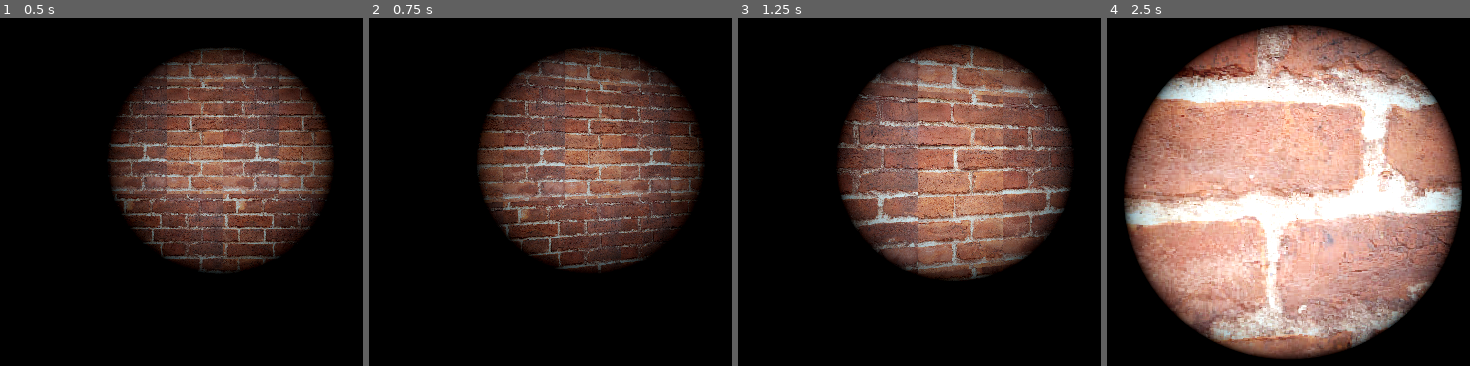
Above: before the commit, frames 1-4 (left to right).
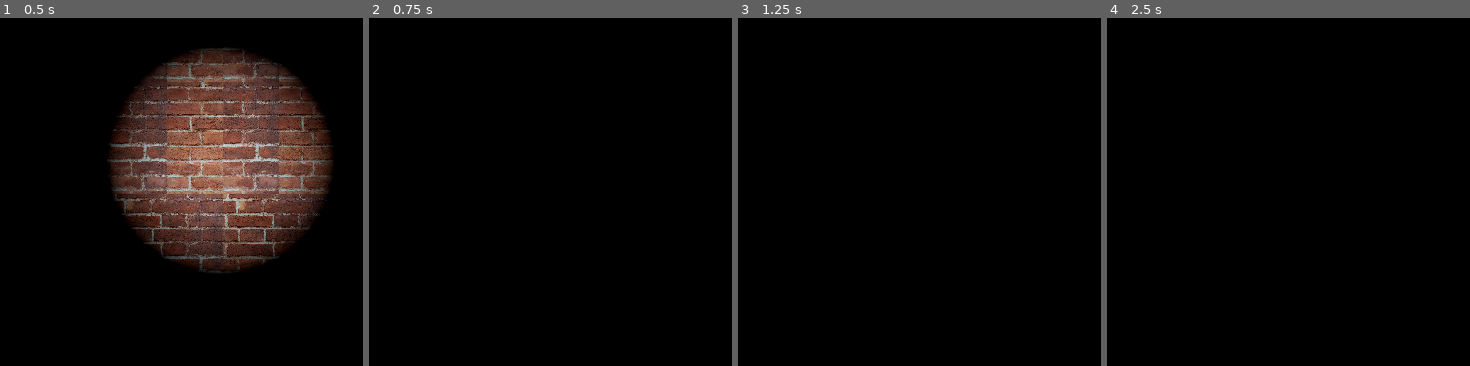
Above: after the commit, the same moments.

Repository: RA4Z/Godot-3d-First-Person-Horror-Game
Game: Godot game, scene res://scenes/world.tscn
The game is run twice, just before and just after one commit, with the same random seed, the same clock (stepped at 60 frames per second) and the same inputs. The project has no main scene, so this scene is started directly.
Inputs (mouse positions are in pixels of both pictures, inside the frame that each line leads up to):
- Up to frame 1 (0.5 s): no input
- Up to frame 2 (0.75 s): tap Enter at 0.5 s; move the mouse to (637, 153) at 0.52 s; hold W (forward) from 0.53 s (still down); tap F (flashlight, bound only after the commit) at 0.6 s
- Up to frame 3 (1.25 s): keep holding W (forward); tap Space (jump) at 0.77 s
- Up to frame 4 (2.5 s): keep holding W (forward); move the mouse to (1292, 157) at 1.27 s; tap F (flashlight, bound only after the commit) at 1.35, 2.1 s; tap Space (jump) at 1.52 s; move the mouse to (1353, 146) at 2.02 s

Frame 1 is identical in both runs. In frame 2, 30% of the frame differs, in the area x 29-93%, y 8-73%; in frame 3, 34%; in frame 4, 70%, in the area x 4-98%, y 2-98%.

Commit message:
Add battery management

Diff:
--- a/prefabs/lamp.tscn
+++ b/prefabs/lamp.tscn
@@ -1,6 +1,7 @@
-[gd_scene load_steps=2 format=3 uid="uid://bj3npfwpuulho"]
+[gd_scene load_steps=3 format=3 uid="uid://bj3npfwpuulho"]
 
 [ext_resource type="ArrayMesh" uid="uid://buw7p1m7ixonr" path="res://assets/objects/Lamp.obj" id="1_tu1ps"]
+[ext_resource type="Script" uid="uid://dxag6y2jp2ayl" path="res://scripts/light.gd" id="2_pmlmq"]
 
 [node name="Lamp" type="Node3D"]
 
@@ -17,3 +18,4 @@
 shadow_enabled = true
 spot_range = 10.818
 spot_angle = 62.68
+script = ExtResource("2_pmlmq")
--- a/project.godot
+++ b/project.godot
@@ -41,3 +41,8 @@
 "events": [Object(InputEventKey,"resource_local_to_scene":false,"resource_name":"","device":-1,"window_id":0,"alt_press …(191 unchanged characters)…
 ]
 }
+flashlight={
+"deadzone": 0.2,
+"events": [Object(InputEventKey,"resource_local_to_scene":false,"resource_name":"","device":-1,"window_id":0,"alt_pressed":false,"shift_pressed":false,"ctrl_pressed":false,"meta_pressed":false,"pressed":false,"keycode":0,"physical_keycode":70,"key_label":0,"unicode":102,"location":0,"echo":false,"script":null)
+]
+}
--- /dev/null
+++ b/scripts/light.gd
@@ -0,0 +1,27 @@
+extends SpotLight3D
+
+var next_blink_time = 0.0
+var timer = 0.0
+
+func _ready() -> void:
+	set_random_next_time()
+
+func _process(delta: float) -> void:
+	timer += delta
+
+	if timer >= next_blink_time:
+		execute_glitch()
+		timer = 0.0
+		set_random_next_time()
+
+func set_random_next_time():
+	next_blink_time = randf_range(3.0, 10.0)
+
+func execute_glitch():
+	var blink_count = randi_range(3, 7)
+
+	for i in range(blink_count):
+		visible = false
+		await get_tree().create_timer(randf_range(0.05, 0.15)).timeout
+		visible = true
+		await get_tree().create_timer(randf_range(0.05, 0.15)).timeout
--- a/scripts/player.gd
+++ b/scripts/player.gd
@@ -6,12 +6,17 @@
 @export var cameraAcceleration = 2.0
 @export var jumpForce = 5.0
 @export var gravity = 10.0
+@export var battery_consumption = 1.0
 
 @onready var head = $Head
 @onready var camera = $Head/Camera3D
 @onready var hand: Node3D = $Head/Camera3D/Hand
 @onready var flashlight: SpotLight3D = $Head/Camera3D/Hand/Flashlight
 
+var battery_timer := 0.0
+var batteries := 100
+
+var lights_on := true
 var direction = Vector3.ZERO
 var head_y_axis = 0.0
 var camera_x_axis = 0.0
@@ -21,19 +26,16 @@
 
 func _input(event):
 	if event is InputEventMouseMotion:
-		# Visão do jogador (imediata)
 		head_y_axis += event.relative.x * cameraSensitivity
 		camera_x_axis += event.relative.y * cameraSensitivity
 		camera_x_axis = clamp(camera_x_axis, -90.0, 90.0)
 
-		# Faz a lanterna "ficar para trás" um pouco (Efeito Sway)
-		# O valor 0.01 controla o quanto ela se desloca.
 		hand.rotation.y -= deg_to_rad(event.relative.x * 0.01)
 		hand.rotation.x -= deg_to_rad(event.relative.y * 0.01)
 
-		# Trava a lanterna para ela não fugir da tela (Ex: no máximo 10 graus)
 		hand.rotation.y = clamp(hand.rotation.y, deg_to_rad(-10), deg_to_rad(10))
 		hand.rotation.x = clamp(hand.rotation.x, deg_to_rad(-10), deg_to_rad(10))
+
 	if Input.is_key_pressed(KEY_ESCAPE):
 		get_tree().quit()
 
@@ -47,9 +49,30 @@
 	hand.rotation.y = lerp_angle(hand.rotation.y, 0.0, cameraAcceleration * delta)
 	hand.rotation.x = lerp_angle(hand.rotation.x, 0.0, cameraAcceleration * delta)
 
+	actions(delta)
+	move_and_slide()
+
+func actions(delta):
+	if lights_on and batteries > 0:
+		battery_timer += delta
+		if battery_timer >= battery_consumption:
+			batteries -= 1
+			battery_timer = 0.0
+			print("Bateria restante: ", batteries)
+
+			if batteries <= 0:
+				lights_on = false
+				flashlight.visible = false
+
+	if Input.is_action_just_pressed("flashlight"):
+		if lights_on:
+			lights_on = false
+			flashlight.visible = false
+		elif batteries > 0:
+			lights_on = true
+			flashlight.visible = true
+
 	if Input.is_action_just_pressed("jump") and is_on_floor():
 		velocity.y += jumpForce
 	else:
 		velocity.y -= gravity * delta
-
-	move_and_slide()
Not shown, added: scripts/light.gd.uid
